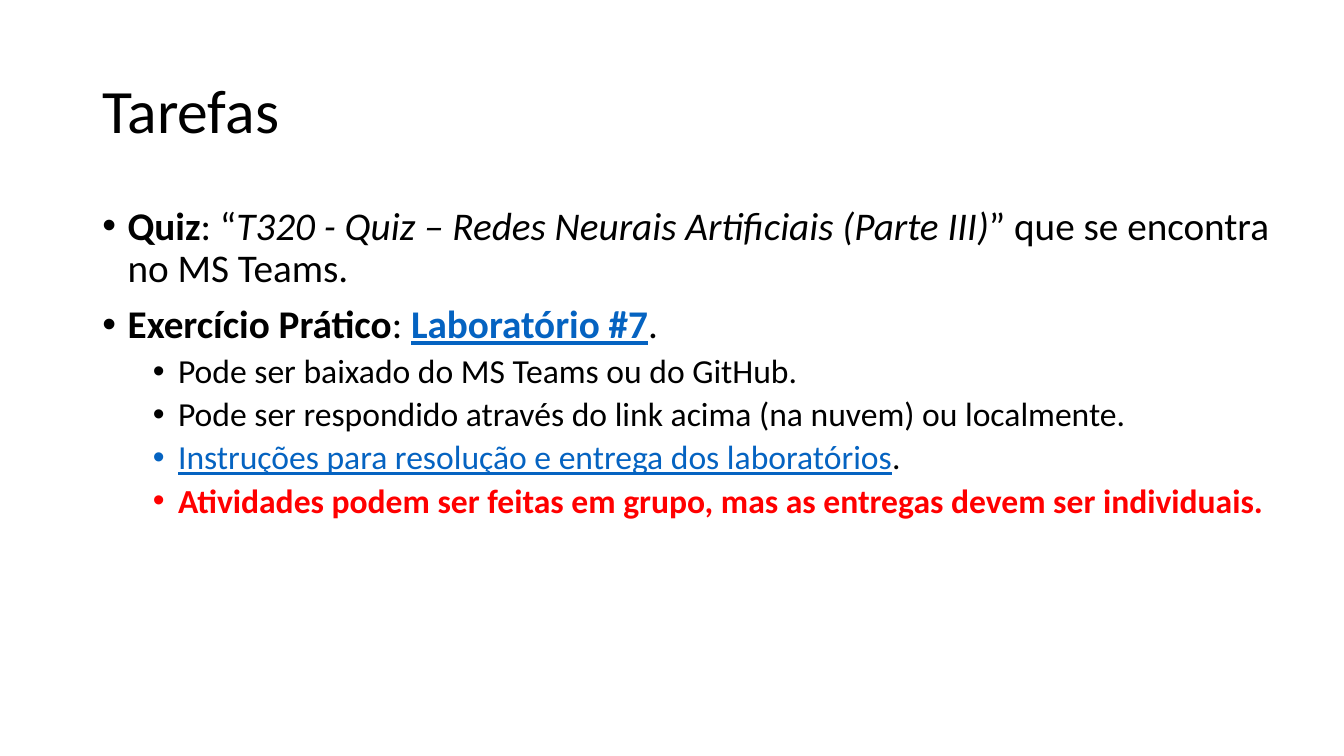
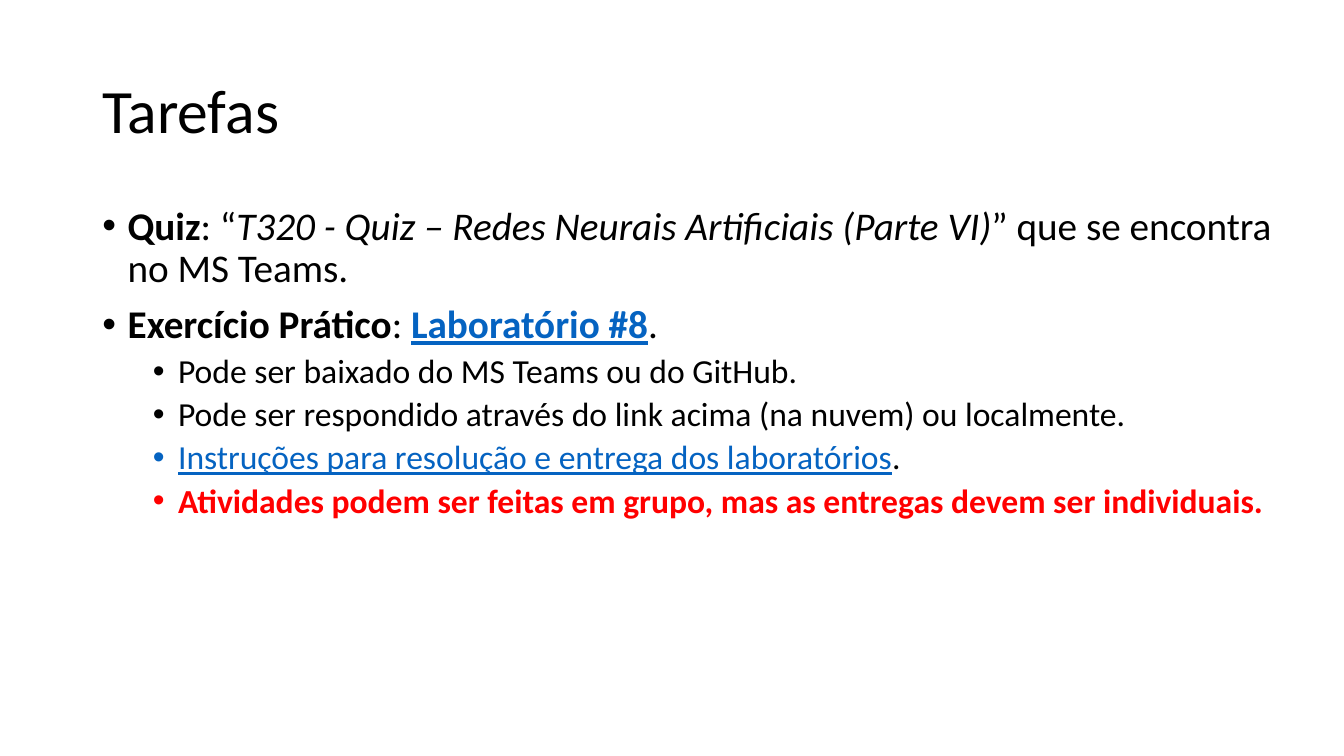
Before and after one commit to zz4fap/t320_aprendizado_de_maquina, a slide deck: slide 27 of slides/T320_Redes_Neurais_Artificiais (Parte III).pptx (slide 47 before the commit). Drawn at 1344x756 pixels with LibreOffice and Linux fonts; fonts in the diff are those of the drawing. Boxes give left, top, right and bottom in pixels: in the first picture for what was removed or moved away, otherwise in the second. Text is boxed around its words. In the diff, an @@ line names an element or a change of style, - is before the commit and + after.

```diff
--- a/slides/T320_Redes_Neurais_Artificiais (Parte III).pptx
+++ b/slides/T320_Redes_Neurais_Artificiais (Parte III).pptx
@@ text at box(128, 211, 1272, 345): text changed @@
-• Quiz: “T320 - Quiz – Redes Neurais Artificiais (Parte III)” que se encontra no MS Teams.
-• Exercício Prático: Laboratório #7.
+• Quiz: “T320 - Quiz – Redes Neurais Artificiais (Parte VI)” que se encontra no MS Teams.
+• Exercício Prático: Laboratório #8.
```
Also in this commit, not shown: 3 other slides changed, 3 slides added, 20 slides removed, 9 other files.
